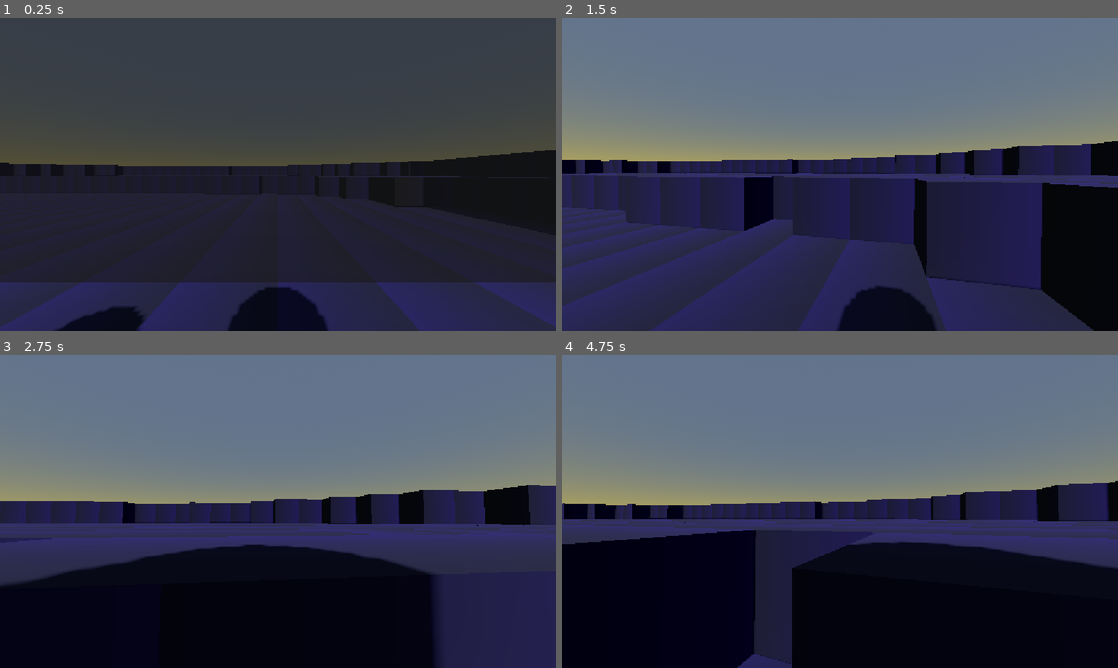
Above: before the commit, frames 1-4 (two rows, left to right).
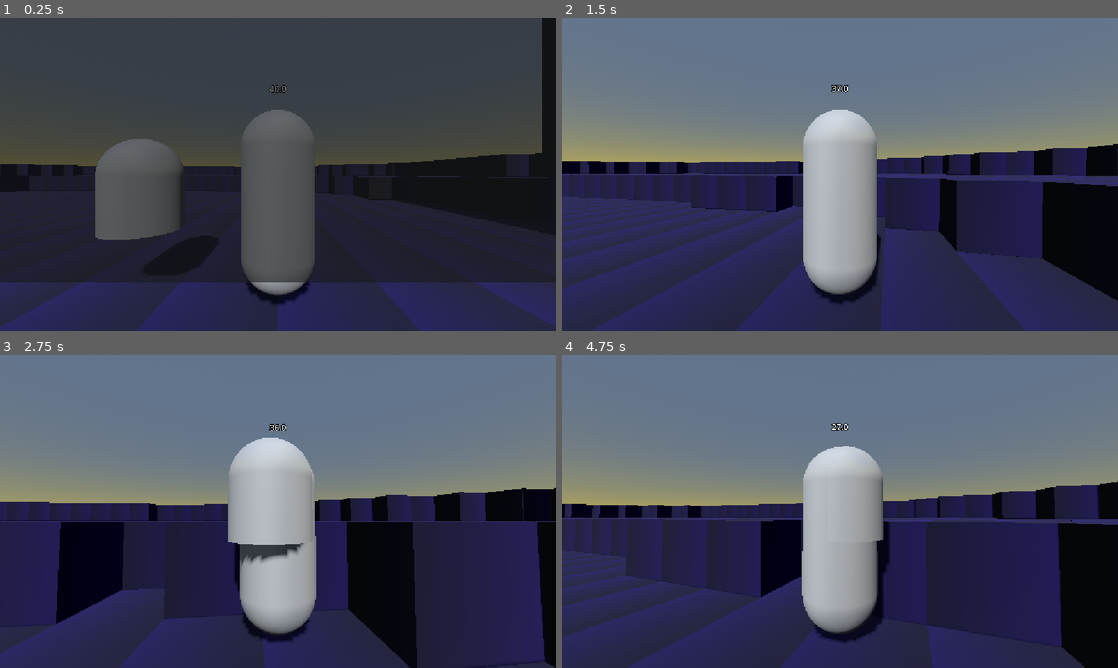
Above: after the commit, the same moments.

Repository: appellatebaton0/siege-5
Game: Godot game, scene res://scenes/main.tscn
The game is run twice, just before and just after one commit, with the same random seed, the same clock (stepped at 60 frames per second) and the same inputs.
Inputs (mouse positions are in pixels of both pictures, inside the frame that each line leads up to):
- Up to frame 1 (0.25 s): no input
- Up to frame 2 (1.5 s): tap Enter at 0.5 s; move the mouse to (867, 174) at 0.52 s; hold W (forwards) from 0.53 s (still down); move the mouse to (812, 174) at 1.27 s
- Up to frame 3 (2.75 s): keep holding W (forwards); move the mouse to (289, 505) at 2.02 s
- Up to frame 4 (4.75 s): keep holding W (forwards); move the mouse to (834, 517) at 2.77 s; move the mouse to (878, 514) at 3.52 s; move the mouse to (795, 508) at 4.27 s

The runs differ from the first frame. In frame 1, 15% of the frame differs, in the area x 0-100%, y 0-100%; in frame 2, 18%; in frame 3, 37%; in frame 4, 44%, in the area x 0-100%, y 21-100%.

Commit message:
v.0.11 - Ghosts Damaging
- Got a 3D SingleDamageBit, and now the test ghost does damage to the player! Nothing happens when the health hits zero, but it's progress nonetheless.

Diff:
--- a/project.godot
+++ b/project.godot
@@ -67,8 +67,12 @@
 [layer_names]
 
 2d_physics/layer_1="Player"
+3d_physics/layer_1="Environment"
 2d_physics/layer_2="Enemy"
+3d_physics/layer_2="Player"
 2d_physics/layer_3="Environment"
+3d_physics/layer_3="Ghost"
+3d_physics/layer_4="Bullet"
 
 [rendering]
 
--- a/scenes/main.tscn
+++ b/scenes/main.tscn
@@ -13,10 +13,13 @@
 [ext_resource type="Script" uid="uid://w0g2u1stumau" path="res://scripts/values/bool/cast.gd" id="7_tipki"]
 [ext_resource type="Script" uid="uid://d1caarqf4qo63" path="res://scripts/bits/health.gd" id="8_jkv2x"]
 [ext_resource type="Script" uid="uid://d7n7ctdl2nsg" path="res://scripts/values/property.gd" id="8_ya4ey"]
+[ext_resource type="Script" uid="uid://bc87fqj83okns" path="res://scripts/bits/property_modifier.gd" id="9_dp3eg"]
 [ext_resource type="Script" uid="uid://bfbj8ldbofwrv" path="res://scripts/bits/movebits/3d/towards.gd" id="9_muem4"]
 [ext_resource type="Script" uid="uid://dk0hts3twf6t" path="res://scripts/bits/mouse_capture.gd" id="10_choun"]
 [ext_resource type="Script" uid="uid://bslmamakq2ao5" path="res://scripts/values/node/group_node.gd" id="10_dp3eg"]
 [ext_resource type="MeshLibrary" uid="uid://x7sfll6d0mch" path="res://assets/resources/meshlib.tres" id="12_eb6dy"]
+[ext_resource type="Script" uid="uid://bmbnethi8oyh3" path="res://scripts/bits/areamaster3D.gd" id="13_0ld40"]
+[ext_resource type="Script" uid="uid://jcrs4htu8ysk" path="res://scripts/bits/areabits/3d/damage/single.gd" id="14_gqmmt"]
 
 [sub_resource type="CapsuleShape3D" id="CapsuleShape3D_jyhfs"]
 radius = 0.7
@@ -37,6 +40,10 @@
 [sub_resource type="SphereMesh" id="SphereMesh_jbj1t"]
 radius = 0.7
 height = 1.4
+
+[sub_resource type="CylinderShape3D" id="CylinderShape3D_dp3eg"]
+height = 1.7
+radius = 0.7
 
 [sub_resource type="Animation" id="Animation_trceg"]
 length = 0.001
@@ -253,6 +260,8 @@
 script = ExtResource("1_0wfyh")
 
 [node name="CharacterBody3D" type="CharacterBody3D" parent="Player"]
+collision_layer = 2
+collision_mask = 5
 
 [node name="CollisionShape3D" type="CollisionShape3D" parent="Player/CharacterBody3D"]
 shape = SubResource("CapsuleShape3D_jyhfs")
@@ -294,7 +303,7 @@
 transform = Transform3D(1, 0, 0, 0, 1, 0, 0, 0, 1, 0, 0.5, 0)
 
 [node name="Camera3D" type="Camera3D" parent="Player/Head" node_paths=PackedStringArray("y_target", "x_target")]
-transform = Transform3D(1, 0, 0, 0, 0.99999994, 0, 0, 0, 0.99999994, 0, 0, 0)
+transform = Transform3D(1, 0, 0, 0, 1, 0, 0, 0, 1, 0, 0, 3.891436)
 script = ExtResource("3_sugp2")
 y_target = NodePath("Player")
 x_target = NodePath("Head")
@@ -314,15 +323,35 @@
 visible = false
 mesh = SubResource("BoxMesh_ya4ey")
 
-[node name="Area3D" type="Area3D" parent="Player"]
-
 [node name="HealthBit" type="Node" parent="Player"]
 script = ExtResource("8_jkv2x")
+invincibility_time = 0.2
 metadata/_custom_type_script = "uid://d1caarqf4qo63"
 
 [node name="Label3D" type="Label3D" parent="Player"]
 transform = Transform3D(1, 0, 0, 0, 1, 0, 0, 0, 1, 0, 2.1361012, 0)
 text = "WHUwrt"
+
+[node name="PropertyModifier" type="Node" parent="Player/Label3D"]
+script = ExtResource("9_dp3eg")
+property = "text"
+constant = true
+metadata/_custom_type_script = "uid://bc87fqj83okns"
+
+[node name="ManualNode" type="Node" parent="Player/Label3D/PropertyModifier" node_paths=PackedStringArray("response")]
+script = ExtResource("4_jyhfs")
+response = NodePath("../..")
+metadata/_custom_type_script = "uid://b1o48vkwquyxs"
+
+[node name="Property" type="Node" parent="Player/Label3D/PropertyModifier"]
+script = ExtResource("8_ya4ey")
+property = "health"
+metadata/_custom_type_script = "uid://d7n7ctdl2nsg"
+
+[node name="ManualNode" type="Node" parent="Player/Label3D/PropertyModifier/Property" node_paths=PackedStringArray("response")]
+script = ExtResource("4_jyhfs")
+response = NodePath("../../../../HealthBit")
+metadata/_custom_type_script = "uid://b1o48vkwquyxs"
 
 [node name="Ghost" type="Node3D" parent="."]
 transform = Transform3D(1, 0, 0, 0, 1, 0, 0, 0, 1, -5, 0.68195844, 0)
@@ -353,6 +382,23 @@
 script = ExtResource("10_dp3eg")
 group_name = "Player"
 metadata/_custom_type_script = "uid://bslmamakq2ao5"
+
+[node name="Area3D" type="Area3D" parent="Ghost"]
+collision_layer = 4
+collision_mask = 2
+
+[node name="AreaMasterBit3D" type="Node" parent="Ghost/Area3D"]
+script = ExtResource("13_0ld40")
+metadata/_custom_type_script = "uid://bmbnethi8oyh3"
+
+[node name="SingleDamage3D" type="Node" parent="Ghost/Area3D"]
+script = ExtResource("14_gqmmt")
+collision_mask = 2
+metadata/_custom_type_script = "uid://jcrs4htu8ysk"
+
+[node name="CollisionShape3D" type="CollisionShape3D" parent="Ghost/Area3D"]
+transform = Transform3D(1, 0, 0, 0, 1, 0, 0, 0, 1, 0, 0.8507042, 0)
+shape = SubResource("CylinderShape3D_dp3eg")
 
 [node name="CanvasLayer" type="CanvasLayer" parent="."]
 
--- /dev/null
+++ b/scripts/bits/areabits/3d/damage/single.gd
@@ -0,0 +1,12 @@
+class_name SingleDamage3D extends DamageBit3D
+## Applies a set amount of damage to the target, once.
+
+@export var amount := 1.0
+
+func damage() -> void:
+
+	# Damage every health once, by the amount.
+	for bit in health:
+		bit.modify_health(-amount)
+
+	end() # End this DamageBit.
Not shown: 1 places in scenes/main.tscn that only renumber resources
Not shown, added: scripts/bits/areabits/3d/damage/single.gd.uid
